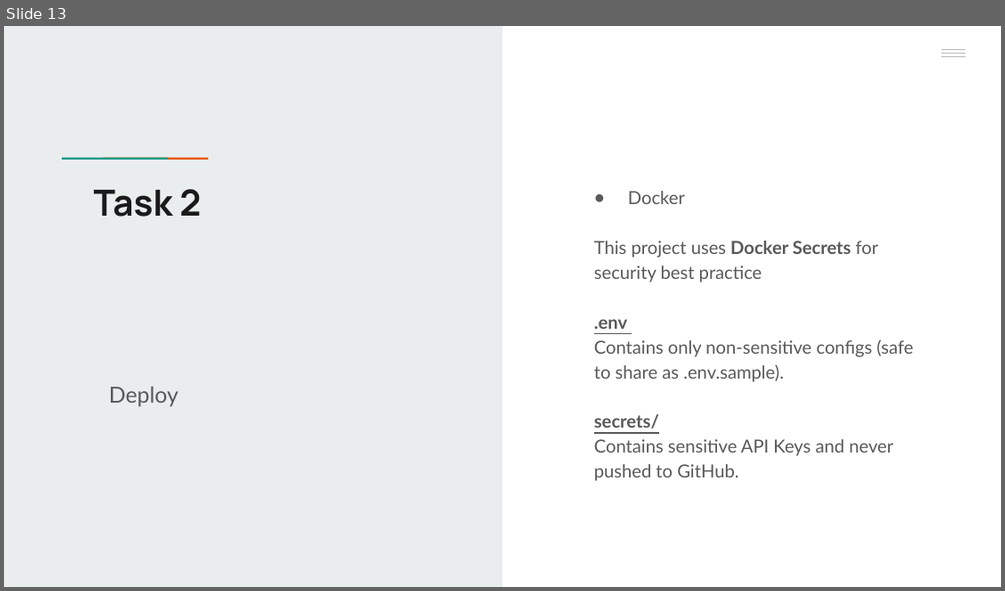
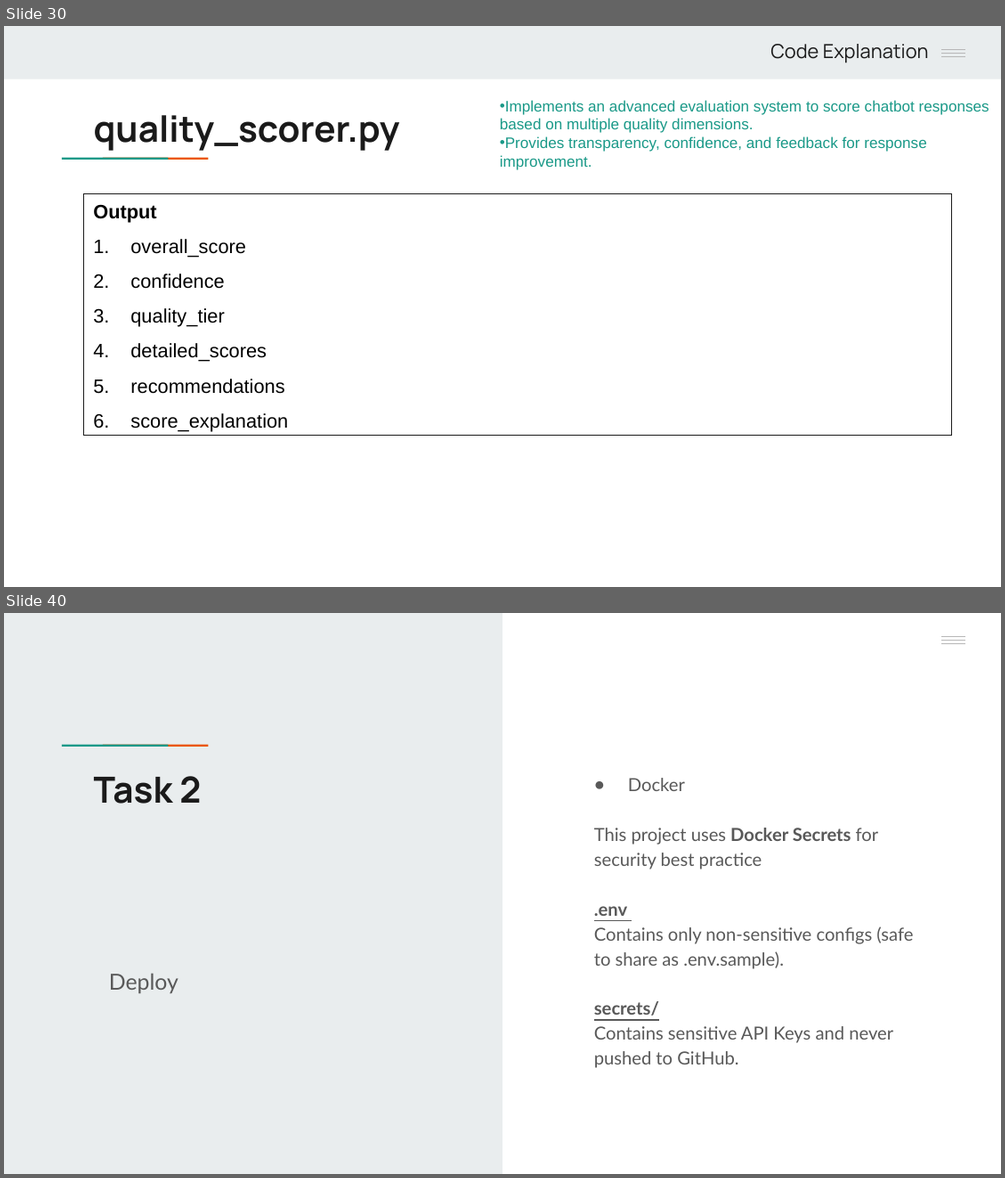
Before and after one commit to handamn/Nawatech-Machine_Learning_Engineer, a slide deck: task_2/Case2 Presentation.pptx. Shown one above the other, each under a label of ours: slide 13 before the commit, slides 30 and 40 after it; the slides between them are not shown. The pictures are 1005x591 and 1005x1178 pixels, drawn with LibreOffice and Linux fonts; fonts in the diff are those of the drawing. Boxes give left, top, right and bottom in pixels: in the first picture for what was removed or moved away, otherwise in the second. Text is boxed around its words. In the diff, an @@ line names an element or a change of style, - is before the commit and + after.

```diff
--- a/task_2/Case2 Presentation.pptx
+++ b/task_2/Case2 Presentation.pptx
@@ slide 30 added at <box>4,26,1001,587</box>, background #FFFFFF; not listed: 5 template elements that a slide beside it also shows @@
@@ rectangle added at <box>4,26,1001,79</box>, fill #E9EDEE @@
@@ text added at <box>770,44,929,63</box>, 14 pt, text #1A1A1A @@
+Code Explanation
@@ rectangle added at <box>907,26,1001,76</box>, fill #E9EDEE @@
@@ text added at <box>500,100,989,170</box>, 11 pt, text #1A9988 @@
+• Implements an advanced evaluation system to score chatbot responses based on multiple quality dimensions.
+• Provides transparency, confidence, and feedback for response improvement.
@@ title added at <box>94,115,400,151</box>, 26 pt, text #1A1A1A, bold @@
+quality_scorer.py
@@ rectangle added at <box>84,194,952,435</box>, outline #1A1A1A 0.75 pt, 14 pt, text #000000 @@
+Output
+1. overall_score
+2. confidence
+3. quality_tier
+4. detailed_scores
+5. recommendations
+6. score_explanation
@@ what was slide 13 is now slide 40 @@
```
Also in this commit, not shown: 2 slides changed, 27 other slides added, 1 slide removed, 1 other file.
